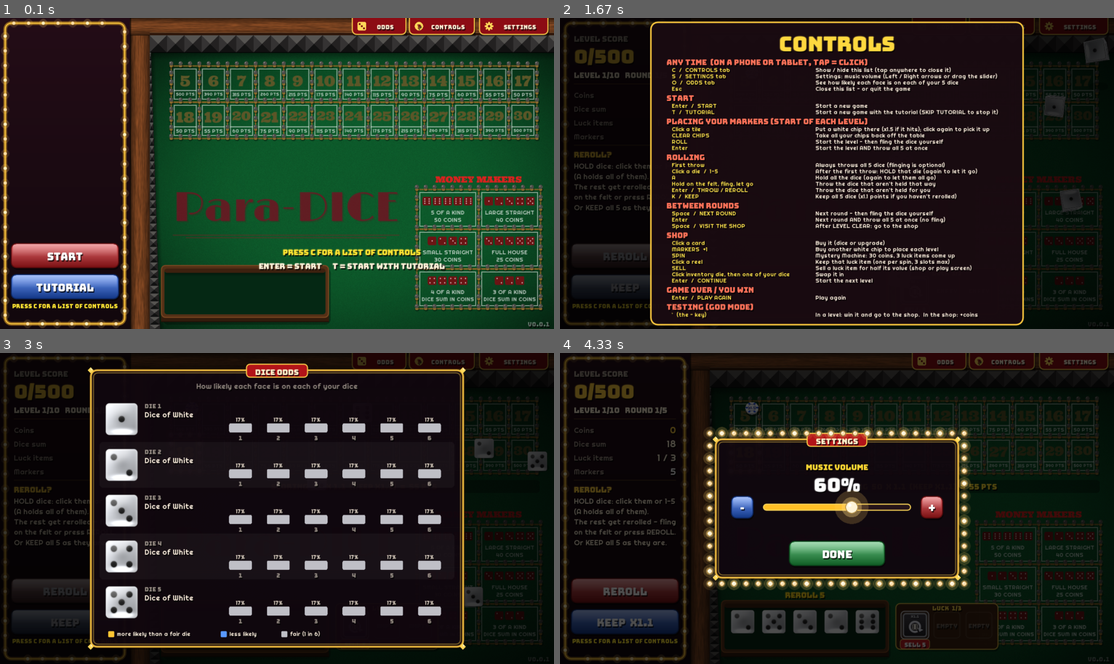
Above: before the commit, frames 1-4 (two rows, left to right).
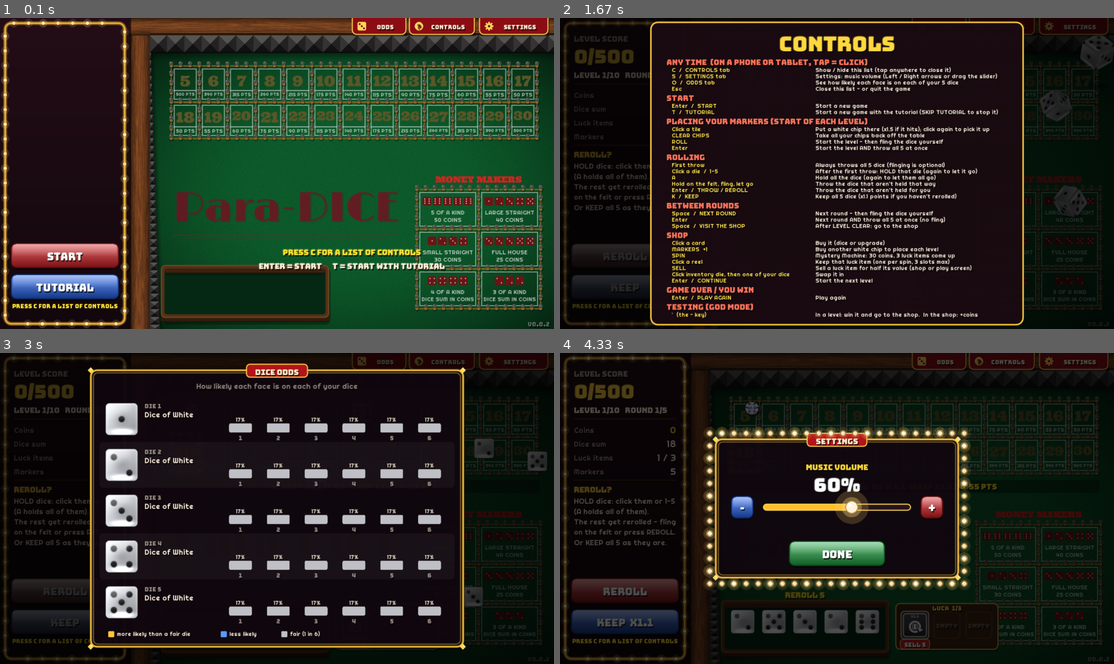
Above: after the commit, the same moments.

Repository: OJSS18/para-dice
Game: LÖVE game, started from main.lua
Two runs of this game, one before a commit and one after it. Both use one fixed random seed, a clock stepped at 60 frames per second and the inputs below.
Inputs (mouse positions are in pixels of both pictures, inside the frame that each line leads up to):
- Up to frame 1 (0.1 s): no input
- Up to frame 2 (1.67 s): click "START" at 0.38 s; click "5" at 0.72 s; tap Enter at 1 s; press the mouse at (1003, 27) at 1.37 s; move the mouse to (909, 139) at 1.47 s; release the mouse at (809, 254) at 1.6 s
- Up to frame 3 (3 s): press the mouse at (515, 362) at 1.7 s; move the mouse to (398, 377) at 1.8 s; release the mouse at (282, 396) at 1.93 s; press the mouse at (443, 362) at 2.03 s; move the mouse to (343, 443) at 2.13 s; release the mouse at (243, 524) at 2.27 s; press the mouse at (443, 362) at 2.37 s; move the mouse to (293, 440) at 2.47 s; release the mouse at (138, 520) at 2.6 s; press the mouse at (376, 362) at 2.7 s; move the mouse to (432, 377) at 2.8 s; release the mouse at (487, 393) at 2.93 s
- Up to frame 4 (4.33 s): press the mouse at (1003, 362) at 3.03 s; move the mouse to (831, 399) at 3.13 s; release the mouse at (659, 440) at 3.27 s; press the mouse at (1075, 362) at 3.37 s; move the mouse to (1019, 405) at 3.47 s; release the mouse at (969, 449) at 3.6 s; hold Right 3.67-4.13 s; hold Right from 4.17 s (still down)

The runs differ from the first frame. In frame 1, less than 0.1% of the frame differs, in the area x 98-100%, y 97-99%; in frame 2, 0.4%, in the area x 86-100%, y 5-64%; in frame 3, less than 0.1%; in frame 4, less than 0.1%.

Commit message:
v0.0.2: re-render rolling dice frames from the new tray dice art; settle ends exactly on the flat face
Co-Authored-By: Claude Opus 5.5 <noreply@anthropic.com>

Diff:
--- a/config.lua
+++ b/config.lua
@@ -47,9 +47,9 @@
 config.DIE_ROLL_FRICTION    = 1150  -- how hard the felt slows a rolling die (per second)
 config.DIE_ROLL_DRAG        = 0.9   -- extra slowing that's stronger the faster it rolls
 
--- The tumble pictures are 192x192, with the die body about 130 pixels wide
+-- The tumble pictures are 216x216, with the die body 130 pixels wide
 -- in the middle. They're scaled so that body is the die size we want.
-config.TUMBLE_FRAME_SIZE = 192
+config.TUMBLE_FRAME_SIZE = 216
 config.TUMBLE_BODY_SIZE  = 130
 
 -- The craps table
@@ -102,7 +102,7 @@
 -- God mode (testing only - see godmode.lua)
 -- The game's version, shown small in the bottom-right corner. Bump it
 -- (and add a line to CHANGELOG.md) whenever you put out a new version.
-config.VERSION = "0.0.1"
+config.VERSION = "0.0.2"
 
 config.GOD_MODE_ENABLED = true  -- set to false before you share the game
 config.GOD_MODE_COINS   = 100   -- coins given each time god mode is used
--- a/draw.lua
+++ b/draw.lua
@@ -103,8 +103,8 @@
     local image = frames[color][frameId]
     -- Scale so the die BODY (not the whole see-through picture) is 'size' wide.
     local scale = size / config.TUMBLE_BODY_SIZE
-    -- The last two numbers (96, 96) are the "origin": the point in the
-    -- picture placed at (cx, cy). 96 is half of 192 - the picture's centre.
+    -- The last two numbers (half, half) are the "origin": the point in the
+    -- picture placed at (cx, cy): the middle of the 216x216 picture.
     local half = config.TUMBLE_FRAME_SIZE / 2
     love.graphics.setColor(1, 1, 1)
     love.graphics.draw(image, cx, cy, angle, scale, scale, half, half)
Binary file changed: assets/dice/tumble/land_amber_1.png
Binary file changed: assets/dice/tumble/land_amber_2.png
Binary file changed: assets/dice/tumble/land_amber_3.png
Binary file changed: assets/dice/tumble/land_amber_4.png
Binary file changed: assets/dice/tumble/land_amber_5.png
Binary file changed: assets/dice/tumble/land_amber_6.png
Binary file changed: assets/dice/tumble/land_blue_1.png
Binary file changed: assets/dice/tumble/land_blue_2.png
Binary file changed: assets/dice/tumble/land_blue_3.png
Binary file changed: assets/dice/tumble/land_blue_4.png
Binary file changed: assets/dice/tumble/land_blue_5.png
Binary file changed: assets/dice/tumble/land_blue_6.png
(and 410 more such lines)
